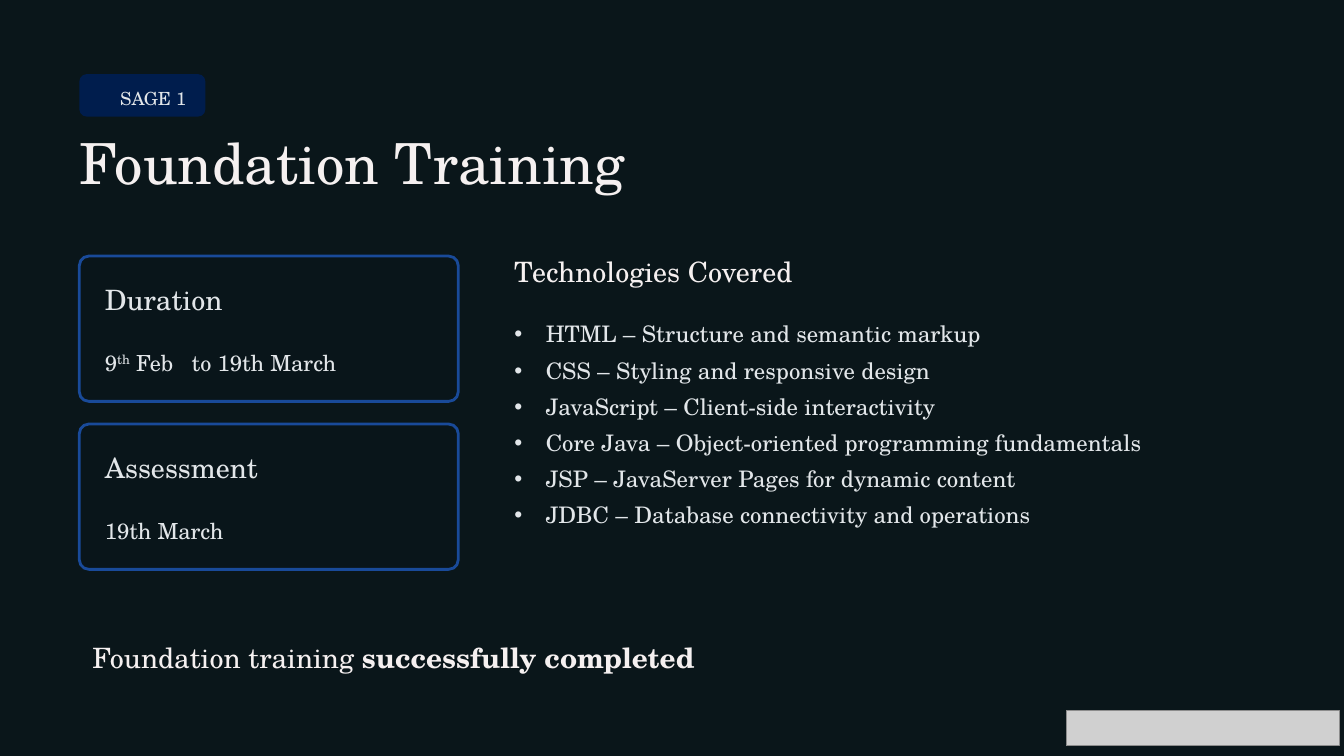
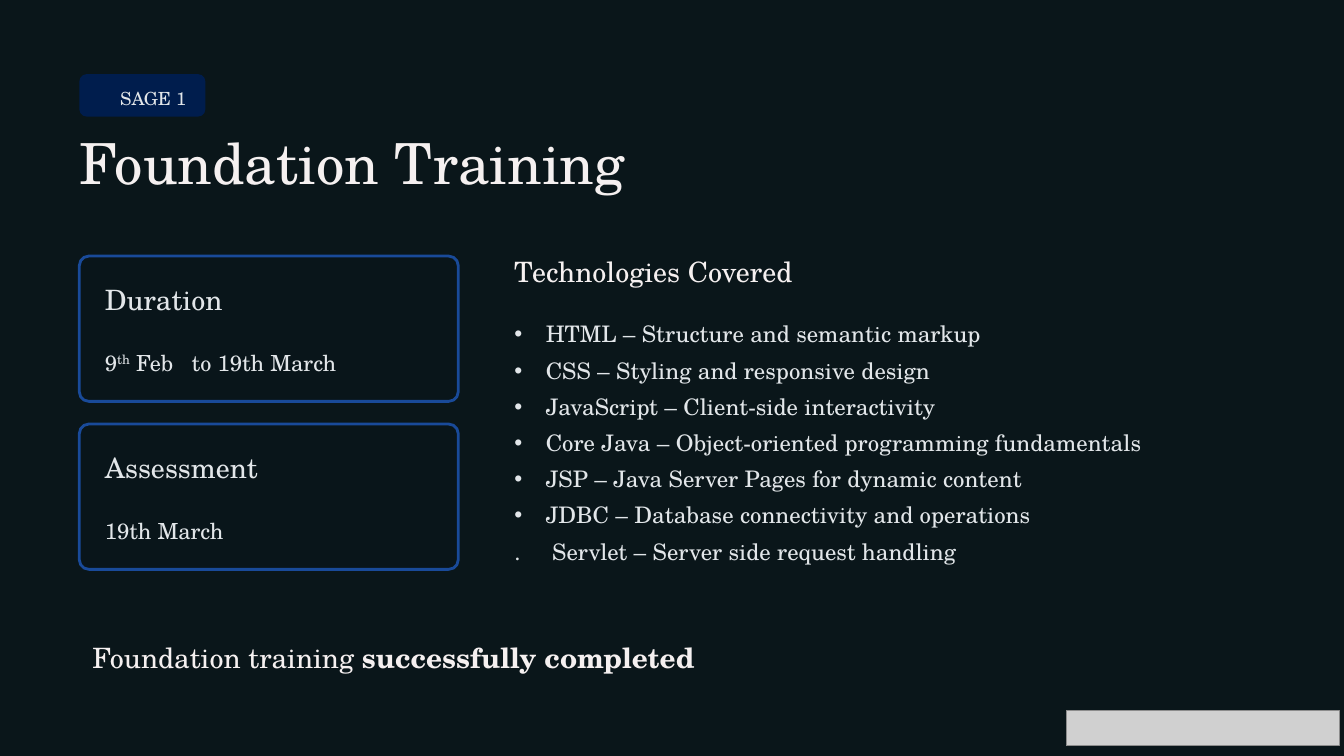
Before and after one commit to KUNALCHOURE/presentation, a slide deck: slide 9 of Second_Progress_Seminar_Updated (1) (1).pptx (slide 6 before the commit). Drawn at 1344x756 pixels with LibreOffice and Linux fonts; fonts in the diff are those of the drawing; grey boxes stand for pictures; background and template pictures are left out; a plain dark background stands for a picture behind light text. Boxes give left, top, right and bottom in pixels: in the first picture for what was removed or moved away, otherwise in the second. Text is boxed around its words. In the diff, an @@ line names an element or a change of style, - is before the commit and + after.

```diff
--- a/Second_Progress_Seminar_Updated (1) (1).pptx
+++ b/Second_Progress_Seminar_Updated (1) (1).pptx
@@ text at box(546, 470, 1022, 492): spaces changed @@
-• JSP – JavaServer Pages for dynamic content
+• JSP – Java Server Pages for dynamic content
@@ text at box(552, 543, 956, 565): paragraph added @@
+. Servlet – Server side request handling
```
Also in this commit, not shown: 7 other slides changed, 5 slides added.
